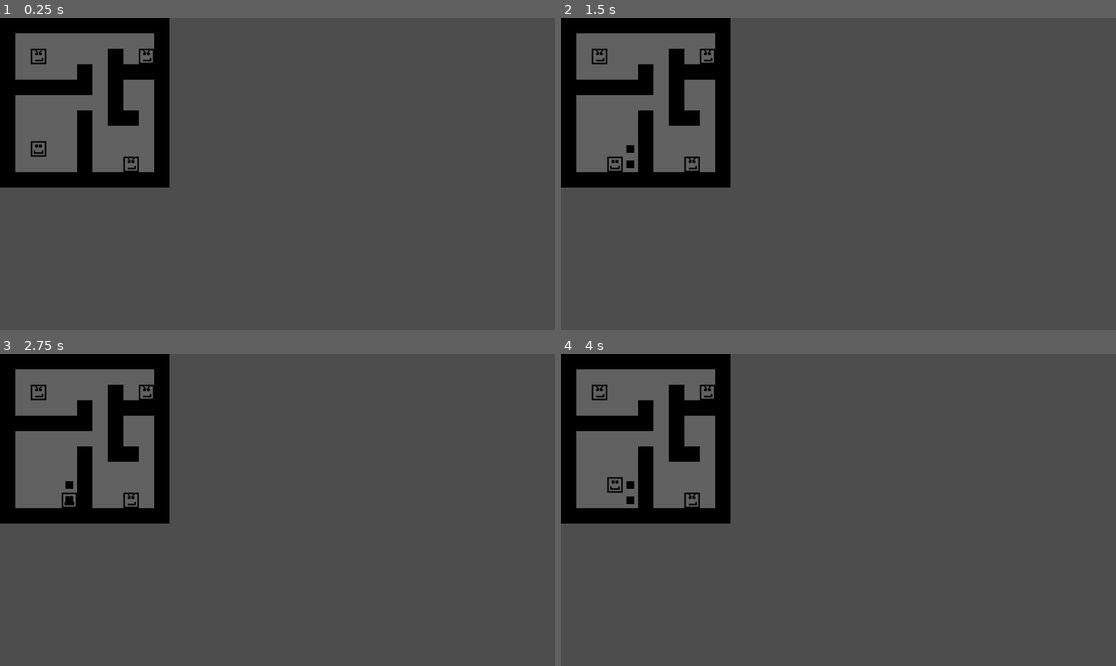
Above: before the commit, frames 1-4 (two rows, left to right).
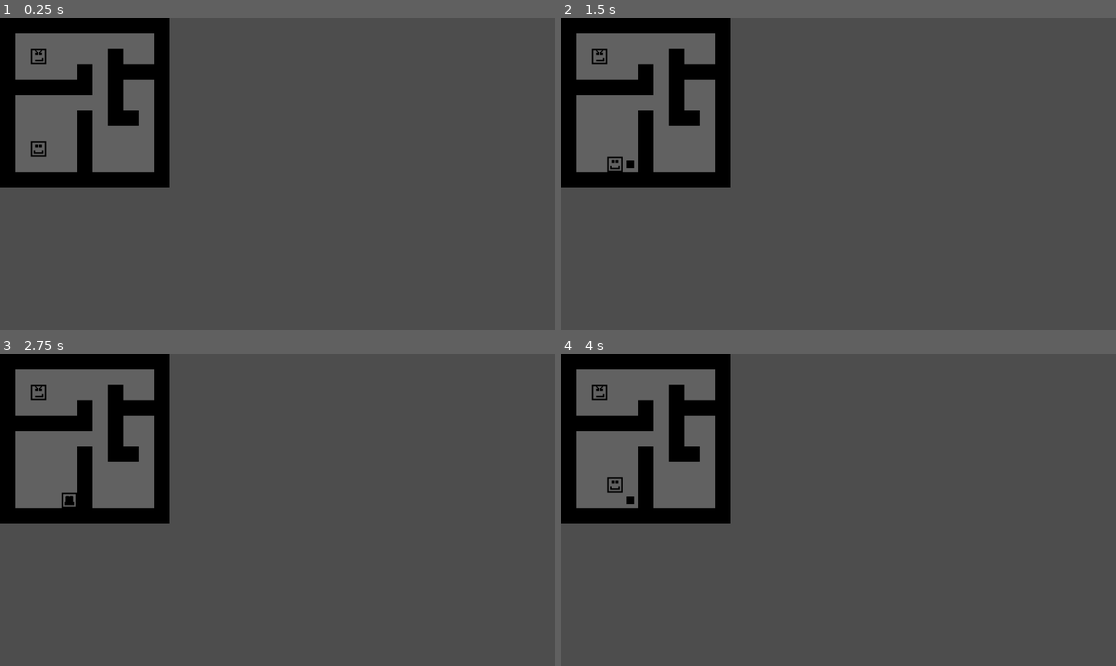
Above: after the commit, the same moments.

Repository: AT0M1X/TheHorseheadPact
Game: Godot game, scene res://scenes/main/Main.tscn
The game is run twice, just before and just after one commit, with the same random seed, the same clock (stepped at 60 frames per second) and the same inputs.
Inputs:
- Up to frame 1 (0.25 s): no input
- Up to frame 2 (1.5 s): tap Enter at 0.5 s; hold D (move_right) 0.53-1.28 s; hold Space (shoot) 0.53-1.28 s; hold S (move_down) from 1.28 s (still down); tap Space (shoot) at 1.35 s
- Up to frame 3 (2.75 s): tap Enter at 2 s; release S (move_down) at 2.03 s; hold D (move_right) from 2.03 s (still down); hold Space (shoot) from 2.03 s (still down)
- Up to frame 4 (4 s): release D (move_right) at 2.78 s; release Space (shoot) at 2.78 s; hold W (move_up) 2.78-3.53 s; tap Space (shoot) at 2.85 s; tap Enter at 3.5 s; hold A (move_left) from 3.53 s (still down); hold Space (shoot) from 3.53 s (still down)

The runs differ from the first frame. In frame 1, 0.2% of the frame differs, in the area x 22-28%, y 9-50%; in frame 2, 0.2%, in the area x 11-28%, y 9-50%; in frame 3, 0.2%; in frame 4, 0.2%.

Commit message:
Fixed.... ish

Diff:
--- a/autoload/TurnManager.gd
+++ b/autoload/TurnManager.gd
@@ -21,9 +21,19 @@
 	if game_over:
 		return
 
+	# Let player update before next entity turn
+	await get_tree().physics_frame
+	await get_tree().process_frame
+
 	state = "enemies"
 	process_bullets()
+	if game_over:
+		return
 	process_enemies()
+
+	state = "player"
+	if is_instance_valid(player):
+		player.is_my_turn = true
 
 func process_enemies():
 	for e in enemies:
@@ -31,10 +41,8 @@
 			return
 		if is_instance_valid(e):
 			e.take_turn()
-
-	state = "player"
-	if is_instance_valid(player):
-		player.is_my_turn = true
+			await get_tree().physics_frame
+			await get_tree().process_frame
 
 func process_bullets():
 	for b in bullets:
@@ -42,6 +50,8 @@
 			return
 		if is_instance_valid(b):
 			b.move()
+			await get_tree().physics_frame
+			await get_tree().process_frame
 
 func player_die():
 	if game_over:
--- a/scenes/levels/Level_01.tscn
+++ b/scenes/levels/Level_01.tscn
@@ -40,9 +40,3 @@
 
 [node name="Enemy" parent="Enemies" instance=ExtResource("3_wee7o")]
 position = Vector2(80, 80)
-
-[node name="Enemy2" parent="Enemies" instance=ExtResource("3_wee7o")]
-position = Vector2(272, 304)
-
-[node name="Enemy3" parent="Enemies" instance=ExtResource("3_wee7o")]
-position = Vector2(304, 80)
--- a/scripts/actors/Enemy.gd
+++ b/scripts/actors/Enemy.gd
@@ -35,20 +35,22 @@
 
 
 func has_line_of_sight_to(player: Node2D) -> bool:
-	var my_cell     := get_cell_pos(global_position)
-	var player_cell := get_cell_pos(player.global_position)
+	#var my_cell     := get_cell_pos(global_position)
+	#var player_cell := get_cell_pos(player.global_position)
+	var my_cell = position
+	var player_cell = player.position
 
-	var dx_cells := player_cell.x - my_cell.x
-	var dy_cells := player_cell.y - my_cell.y
+	var dx_cells = player_cell.x - my_cell.x
+	var dy_cells = player_cell.y - my_cell.y
 
 	var cast_to: Vector2
 
 	if dx_cells == 0:
 		# same column → vertical cast
-		cast_to = Vector2(0, float(dy_cells) * TILE_SIZE)
+		cast_to = Vector2(0, float(dy_cells))
 	elif dy_cells == 0:
 		# same row → horizontal cast
-		cast_to = Vector2(float(dx_cells) * TILE_SIZE, 0)
+		cast_to = Vector2(float(dx_cells), 0)
 	else:
 		# Not truly aligned; extra safety
 		return false
@@ -57,8 +59,11 @@
 	raycast.target_position = cast_to
 	raycast.force_raycast_update()
 
-	var hit = raycast.get_collider()
-	return hit == player
+	if raycast.is_colliding():
+		var hit = raycast.get_collider()
+		return hit == player
+
+	return false
 
 
 func shoot_at_player():
